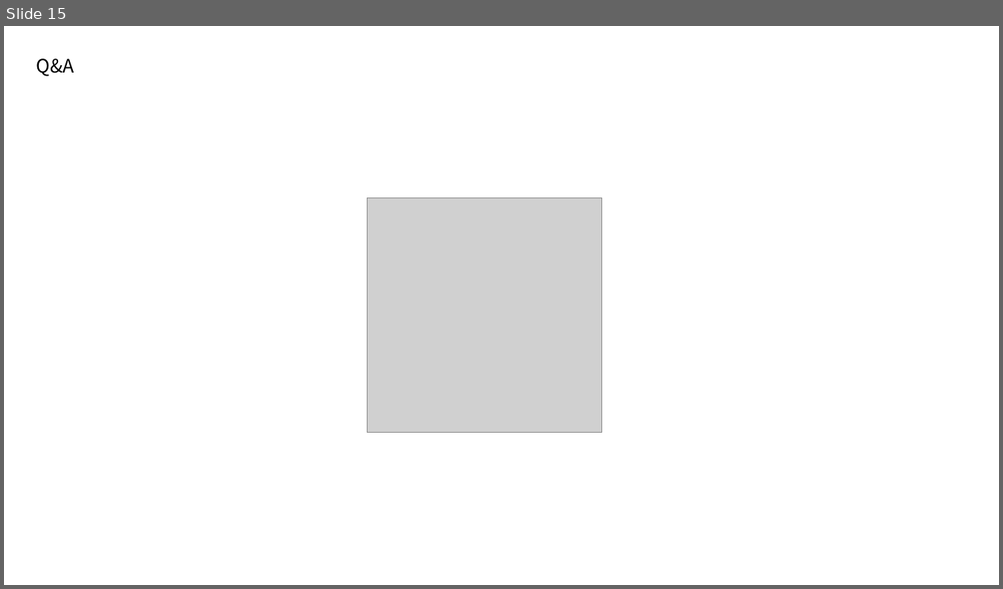
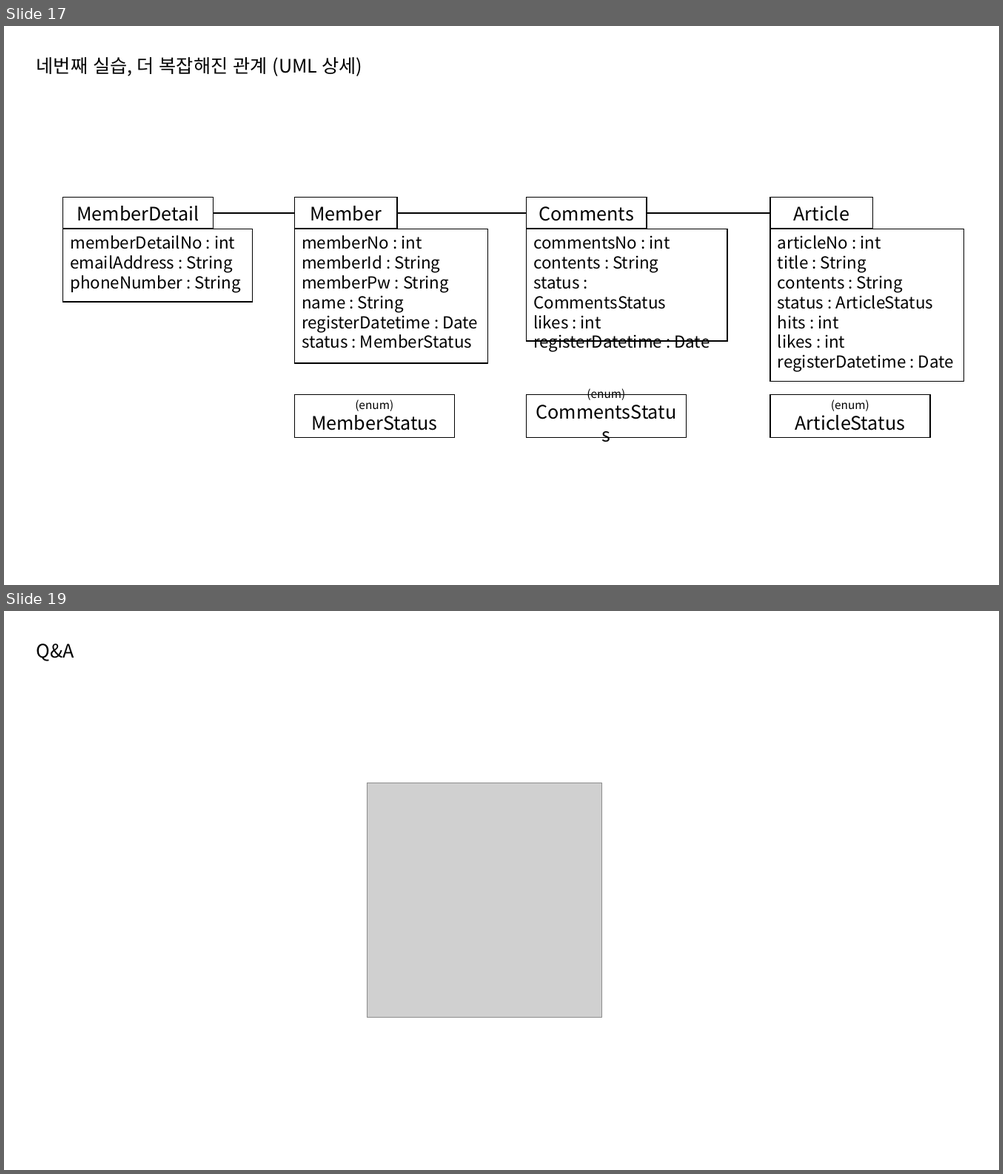
Before and after one commit to JuEunSung/JPA_Hibetnate_Study, a slide deck: hibernate_study/doc/JPA 세미나 발표 자료.pptx. Shown one above the other, each under a label of ours: slide 15 before the commit, slides 17 and 19 after it; the slides between them are not shown. The pictures are 1003x589 and 1003x1174 pixels, drawn with LibreOffice and Linux fonts; fonts in the diff are those of the drawing; grey boxes stand for pictures. Boxes give left, top, right and bottom in pixels: in the first picture for what was removed or moved away, otherwise in the second. Text is boxed around its words. In the diff, an @@ line names an element or a change of style, - is before the commit and + after.

```diff
--- a/hibernate_study/doc/JPA 세미나 발표 자료.pptx
+++ b/hibernate_study/doc/JPA 세미나 발표 자료.pptx
@@ slide 17 added at <box>4,26,999,585</box>, background #FFFFFF @@
@@ text added at <box>37,57,362,76</box>, 18 pt, text #000000 @@
+네번째 실습, 더 복잡해진 관계 (UML 상세)
@@ rectangle added at <box>63,198,213,229</box>, fill #FFFFFF, outline #000000 1 pt, 18 pt, text #000000 @@
+MemberDetail
@@ rectangle added at <box>294,198,397,229</box>, fill #FFFFFF, outline #000000 1 pt, 18 pt, text #000000 @@
+Member
@@ rectangle added at <box>526,198,646,229</box>, fill #FFFFFF, outline #000000 1 pt, 18 pt, text #000000 @@
+Comments
@@ rectangle added at <box>770,198,874,229</box>, fill #FFFFFF, outline #000000 1 pt, 18 pt, text #000000 @@
+Article
@@ line added from (213, 213) to (294, 213), #000000 1 pt @@
@@ line added from (397, 213) to (526, 213), #000000 1 pt @@
@@ line added from (646, 213) to (770, 213), #000000 1 pt @@
@@ rectangle added at <box>63,229,253,302</box>, fill #FFFFFF, outline #000000 1 pt, 16 pt, text #000000 @@
+memberDetailNo : int
+emailAddress : String
+phoneNumber : String
@@ rectangle added at <box>294,229,487,364</box>, fill #FFFFFF, outline #000000 1 pt, 16 pt, text #000000 @@
+memberNo : int
+memberId : String
+memberPw : String
+name : String
+registerDatetime : Date
+status : MemberStatus
@@ rectangle added at <box>526,229,727,341</box>, fill #FFFFFF, outline #000000 1 pt, 16 pt, text #000000 @@
+commentsNo : int
+contents : String
+status : CommentsStatus
+likes : int
+registerDatetime : Date
@@ rectangle added at <box>770,229,965,382</box>, fill #FFFFFF, outline #000000 1 pt, 16 pt, text #000000 @@
+articleNo : int
+title : String
+contents : String
+status : ArticleStatus
+hits : int
+likes : int
+registerDatetime : Date
@@ rectangle added at <box>294,395,454,438</box>, fill #FFFFFF, outline #000000 1 pt, 18 pt, text #000000 @@
+(enum)
+MemberStatus
@@ rectangle added at <box>526,395,686,438</box>, fill #FFFFFF, outline #000000 1 pt, 18 pt, text #000000 @@
+(enum)
+CommentsStatus
@@ rectangle added at <box>770,395,930,438</box>, fill #FFFFFF, outline #000000 1 pt, 18 pt, text #000000 @@
+(enum)
+ArticleStatus
@@ what was slide 15 is now slide 19 @@
```
Also in this commit, not shown: 3 other slides added, 18 other files.
